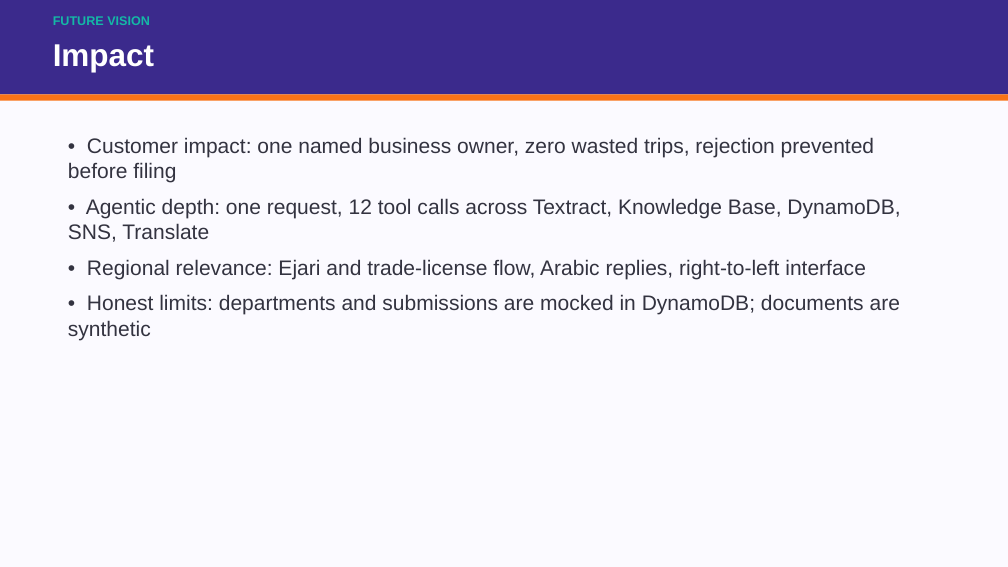
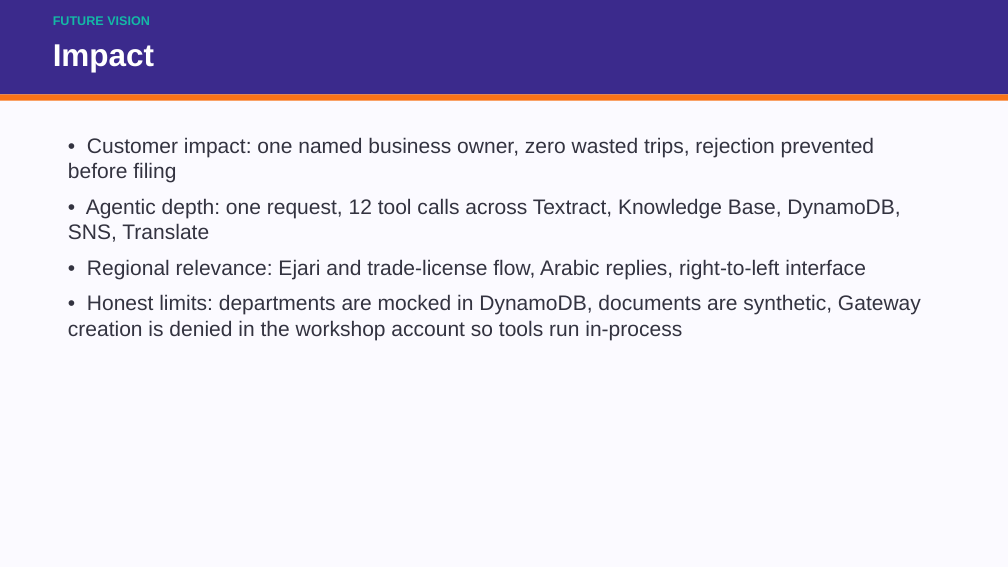
Before and after one commit to mimol91/aws-summer-2026, a slide deck: slide 7 of deliverables/demo.pptx. Drawn at 1008x567 pixels with LibreOffice and Linux fonts; fonts in the diff are those of the drawing. Boxes give left, top, right and bottom in pixels: in the first picture for what was removed or moved away, otherwise in the second. Text is boxed around its words. In the diff, an @@ line names an element or a change of style, - is before the commit and + after.

```diff
--- a/deliverables/demo.pptx
+++ b/deliverables/demo.pptx
@@ text at bbox=[68, 294, 921, 340]: text changed @@
-• Honest limits: departments and submissions are mocked in DynamoDB; documents are synthetic
+• Honest limits: departments are mocked in DynamoDB, documents are synthetic, Gateway creation is denied in the workshop account so tools run in-process
```
Also in this commit, not shown: 1 other slide changed, 11 other files.
